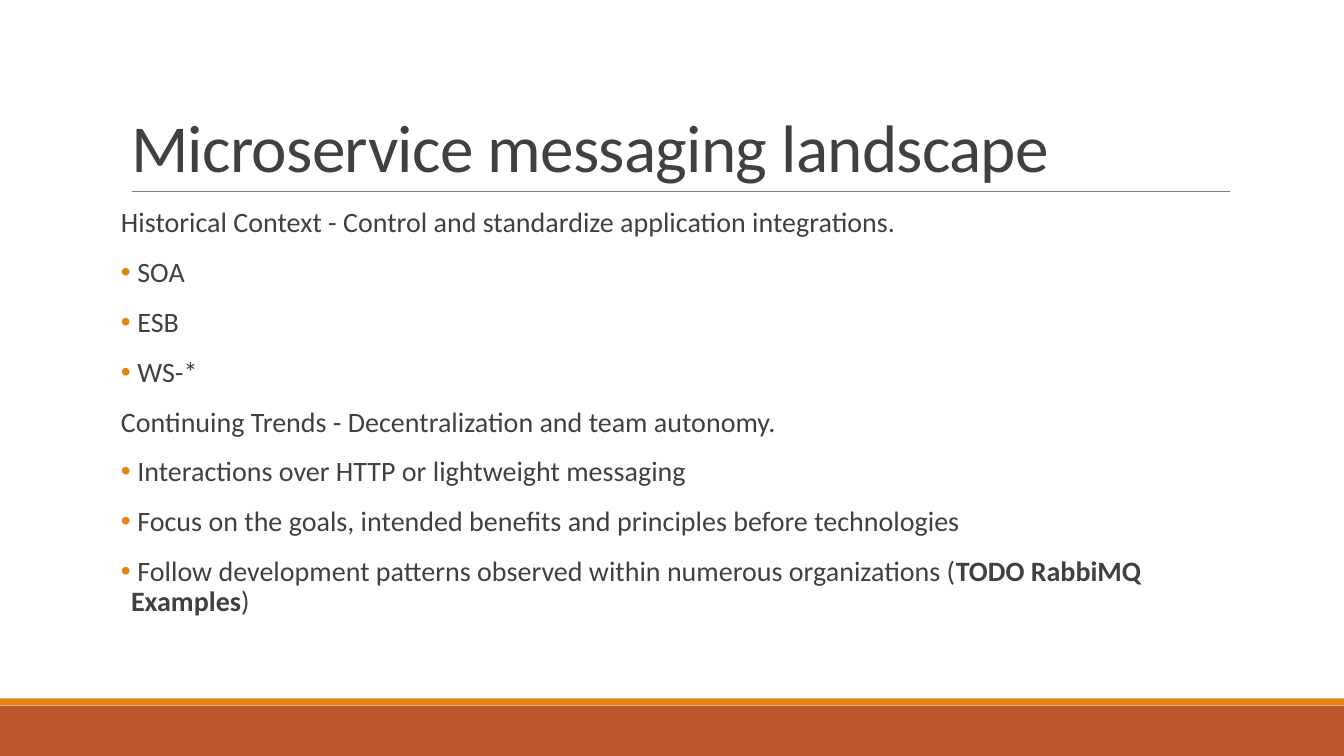
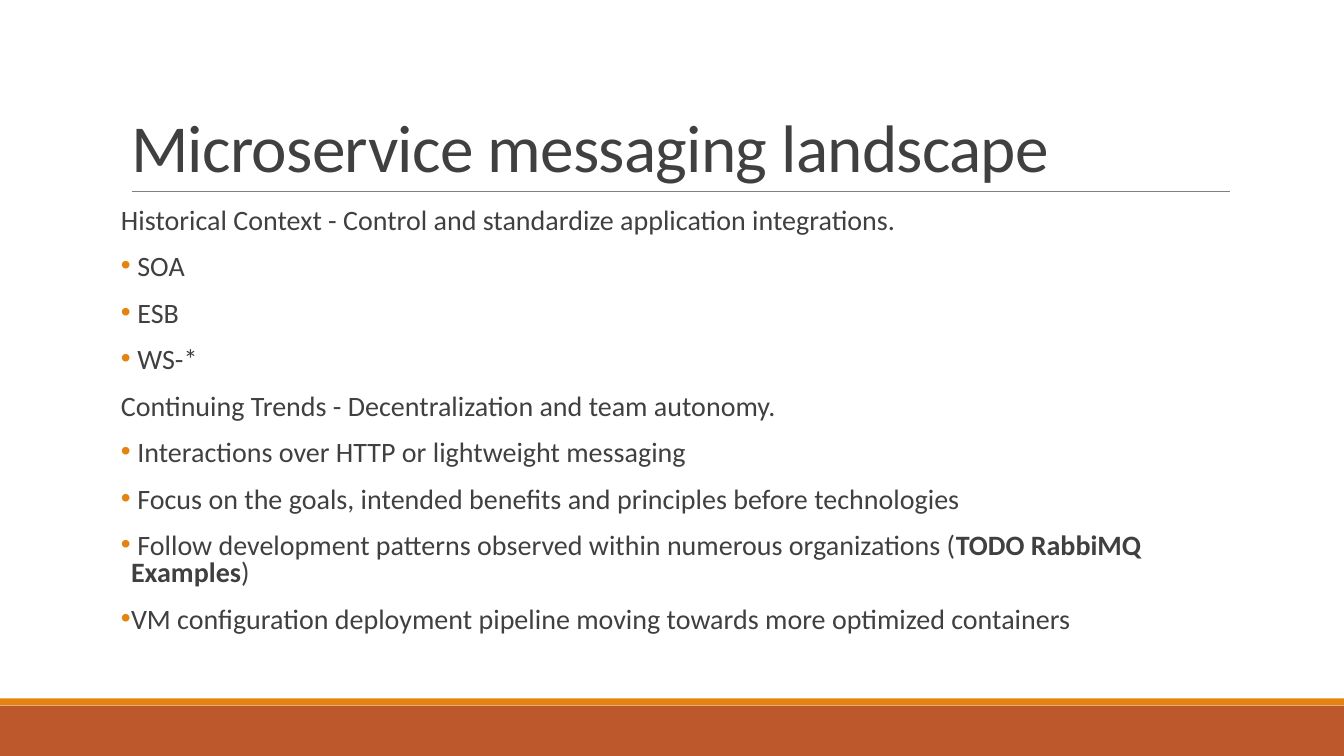
Before and after one commit to JasonRowe/TCCC23, a slide deck: slide 7 of Microservice_plumbing_with_RabbitMQ.pptx (slide 6 before the commit). Drawn at 1344x756 pixels with LibreOffice and Linux fonts; fonts in the diff are those of the drawing. Boxes give left, top, right and bottom in pixels: in the first picture for what was removed or moved away, otherwise in the second. Text is boxed around its words. In the diff, an @@ line names an element or a change of style, - is before the commit and + after.

```diff
--- a/Microservice_plumbing_with_RabbitMQ.pptx
+++ b/Microservice_plumbing_with_RabbitMQ.pptx
@@ text at bbox=[121, 210, 1141, 587]: line spacing 0.9 to 0.8 @@
@@ text at bbox=[131, 609, 1070, 634]: paragraph added @@
+• VM configuration deployment pipeline moving towards more optimized containers
```
Also in this commit, not shown: 4 other slides changed, 16 slides added.
